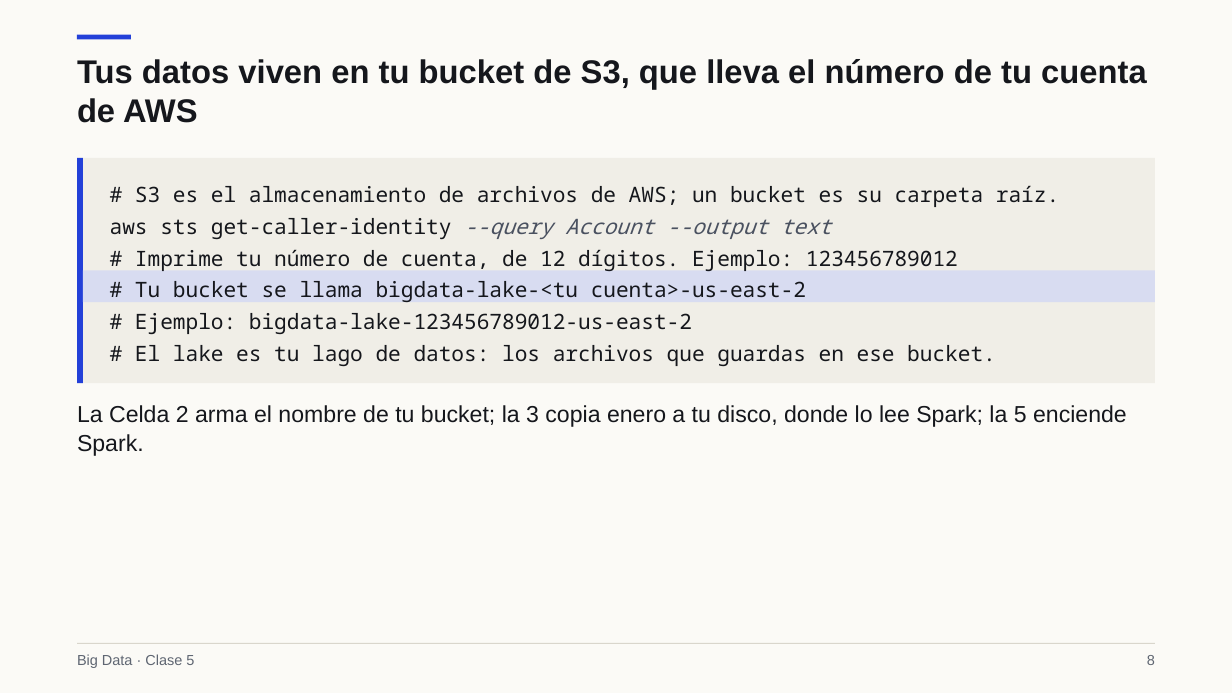
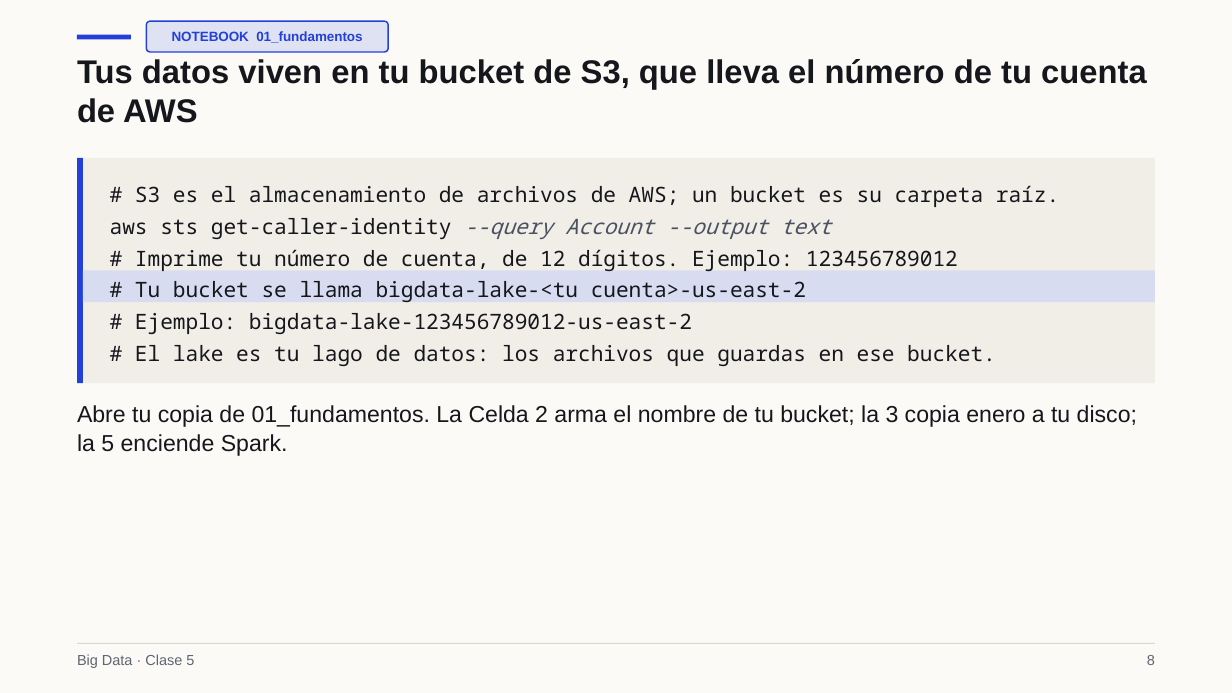
Before and after one commit to Apaezc/bigdata-udem-2026, a slide deck: slide 8 of curso/clase05/deck/slides.pptx. Drawn at 1232x693 pixels with LibreOffice and Linux fonts; fonts in the diff are those of the drawing. Boxes give left, top, right and bottom in pixels: in the first picture for what was removed or moved away, otherwise in the second. Text is boxed around its words. In the diff, an @@ line names an element or a change of style, - is before the commit and + after.

```diff
--- a/curso/clase05/deck/slides.pptx
+++ b/curso/clase05/deck/slides.pptx
@@ rounded rectangle added at [146, 21, 388, 52], fill #DFE2F2, outline #2340D8 1.12 pt @@
@@ text added at [172, 31, 362, 43], 10.5 pt, text #2340D8, bold @@
+NOTEBOOK 01_fundamentos
@@ text at [77, 405, 1137, 456]: text changed @@
-La Celda 2 arma el nombre de tu bucket; la 3 copia enero a tu disco, donde lo lee Spark; la 5 enciende Spark.
+Abre tu copia de 01_fundamentos. La Celda 2 arma el nombre de tu bucket; la 3 copia enero a tu disco; la 5 enciende Spark.
```
Also in this commit, not shown: 26 other slides changed, 1 slide added, 1 slide removed, 13 other files.
